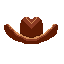
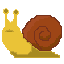
Layered file, before and after one edit (64 × 64). Changes by layer:
showed "Icon3Snail", painted on it over [2,8,62,58]
hid "Icon1CowboyHat" over [4,17,58,44]
